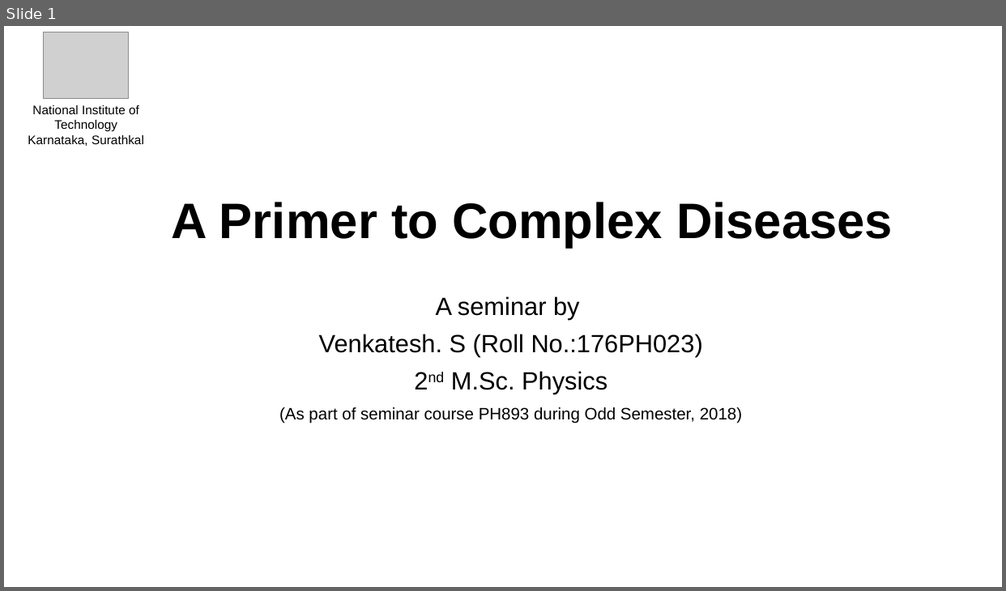
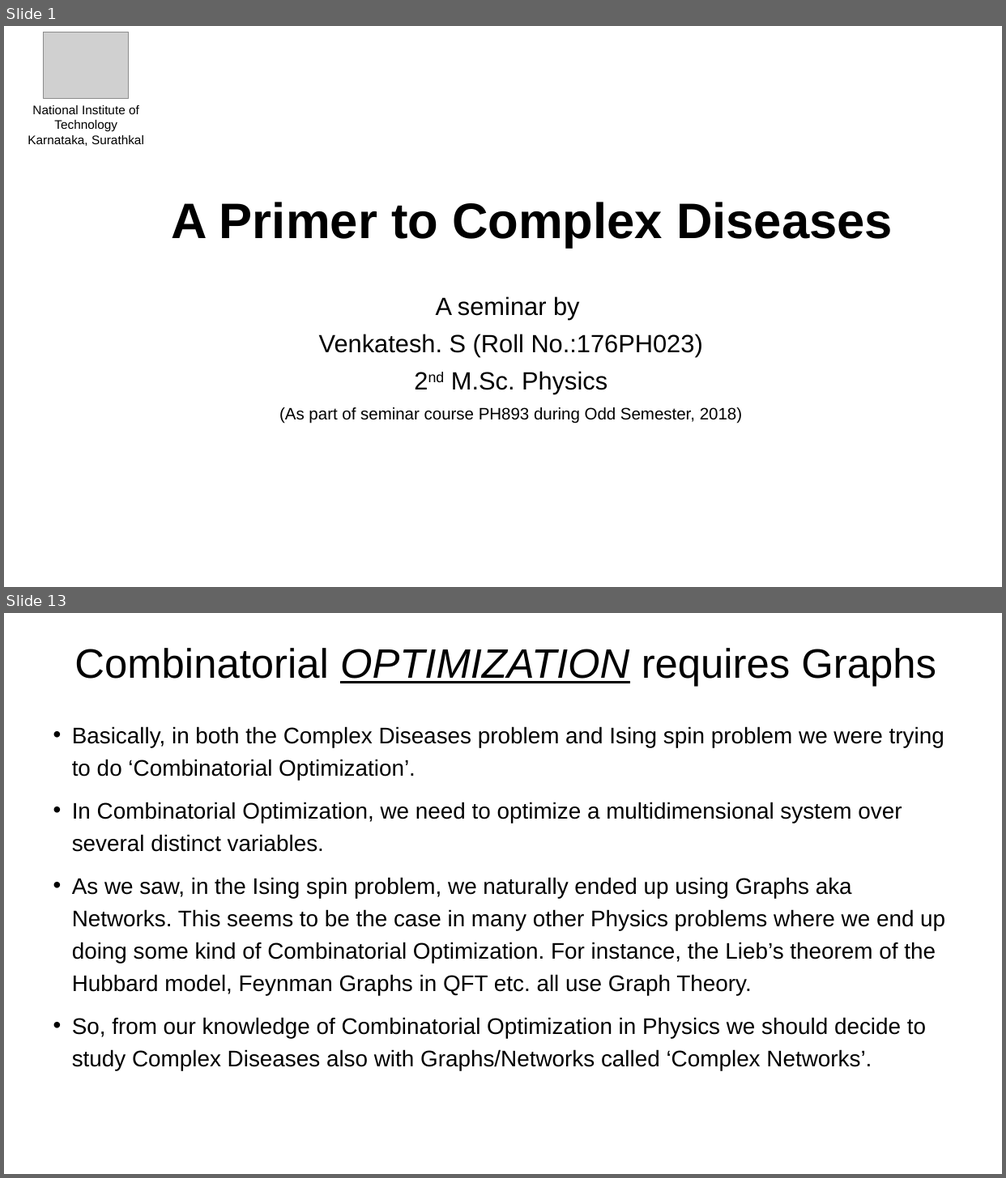
Before and after one commit to VenkiPhy6/seminar-thirdsem, a slide deck: A Primer to Complex Diseases.pptx. Shown one above the other, each under a label of ours: slide 1 before the commit, slides 1 and 13 after it; the slides between them are not shown. The pictures are 1006x591 and 1006x1178 pixels, drawn with LibreOffice and Linux fonts; fonts in the diff are those of the drawing; grey boxes stand for pictures. Boxes give left, top, right and bottom in pixels: in the first picture for what was removed or moved away, otherwise in the second. Text is boxed around its words. In the diff, an @@ line names an element or a change of style, - is before the commit and + after.

```diff
--- a/A Primer to Complex Diseases.pptx
+++ b/A Primer to Complex Diseases.pptx
@@ slide 13 added at box(4, 613, 1002, 1174), background #FFFFFF @@
@@ title added at box(74, 648, 936, 686), 39.6 pt, text #000000 @@
+Combinatorial OPTIMIZATION requires Graphs
@@ text added at box(72, 726, 945, 1071), 21.7 pt, text #000000 @@
+• Basically, in both the Complex Diseases problem and Ising spin problem we were trying to do ‘Combinatorial Optimization’.
+• In Combinatorial Optimization, we need to optimize a multidimensional system over several distinct variables.
+• As we saw, in the Ising spin problem, we naturally ended up using Graphs aka Networks. This seems to be the case in many other Physics problems where we end up doing some kind of Combinatorial Optimization. For instance, the Lieb’s theorem of the Hubbard model, Feynman Graphs in QFT etc. all use Graph Theory.
+• So, from our knowledge of Combinatorial Optimization in Physics we should decide to study Complex Diseases also with Graphs/Networks called ‘Complex Networks’.
```
Also in this commit, not shown: 8 slides changed, 9 other slides added, 2 slides removed, 8 other files.
